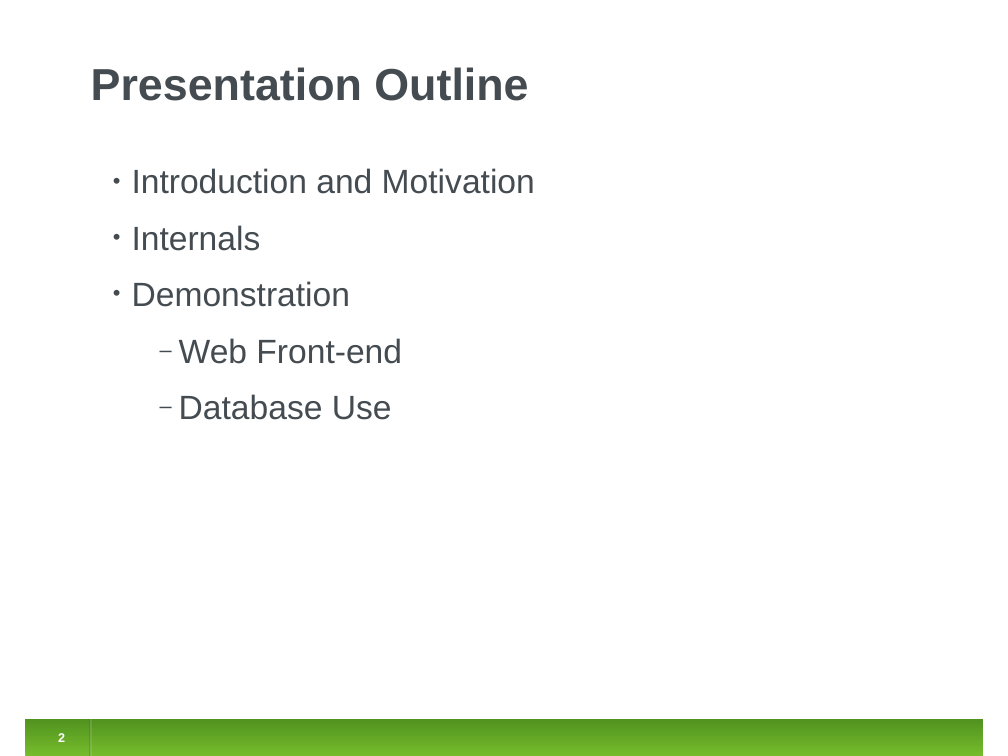
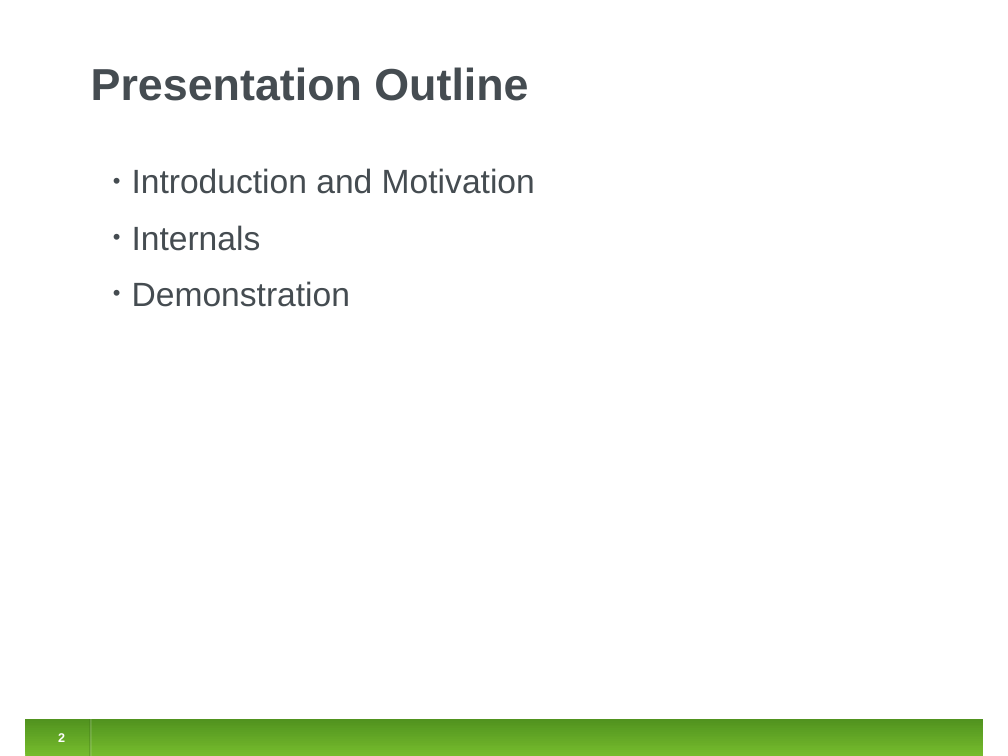
Before and after one commit to jirislaby/writings, a slide deck: slide 2 of presentations/clabure_rome/clabure.odp. Drawn at 1008x756 pixels with LibreOffice and Linux fonts; fonts in the diff are those of the drawing. Boxes give left, top, right and bottom in pixels: in the first picture for what was removed or moved away, otherwise in the second. Text is boxed around its words. In the diff, an @@ line names an element or a change of style, - is before the commit and + after.

```diff
--- a/presentations/clabure_rome/clabure.odp
+++ b/presentations/clabure_rome/clabure.odp
@@ text at [179,338,402,420]: paragraphs removed @@
-  ‒ Web Front-end
-  ‒ Database Use
```
Also in this commit, not shown: 5 other slides changed, 3 slides added, 1 other file.
